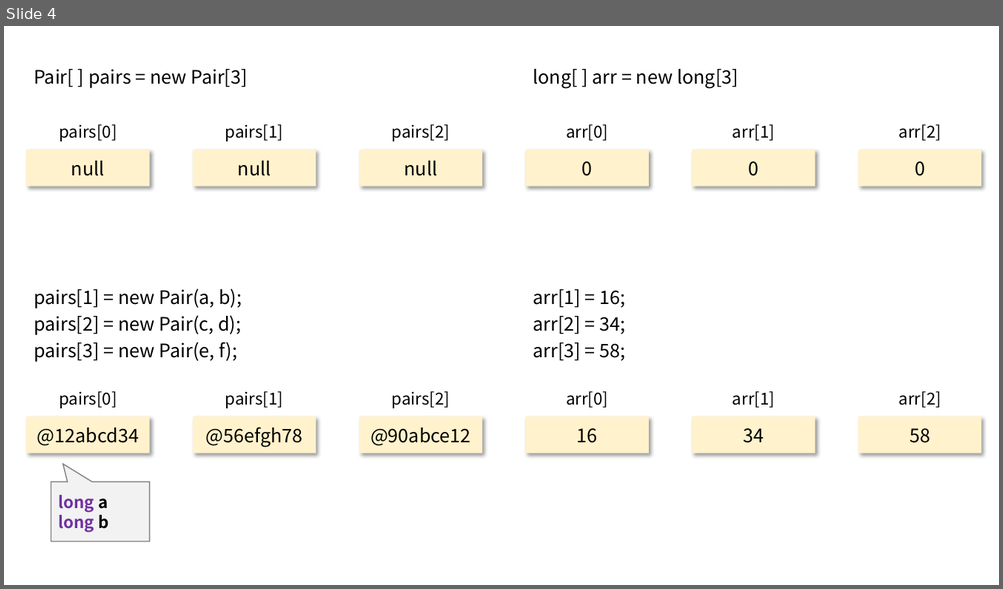
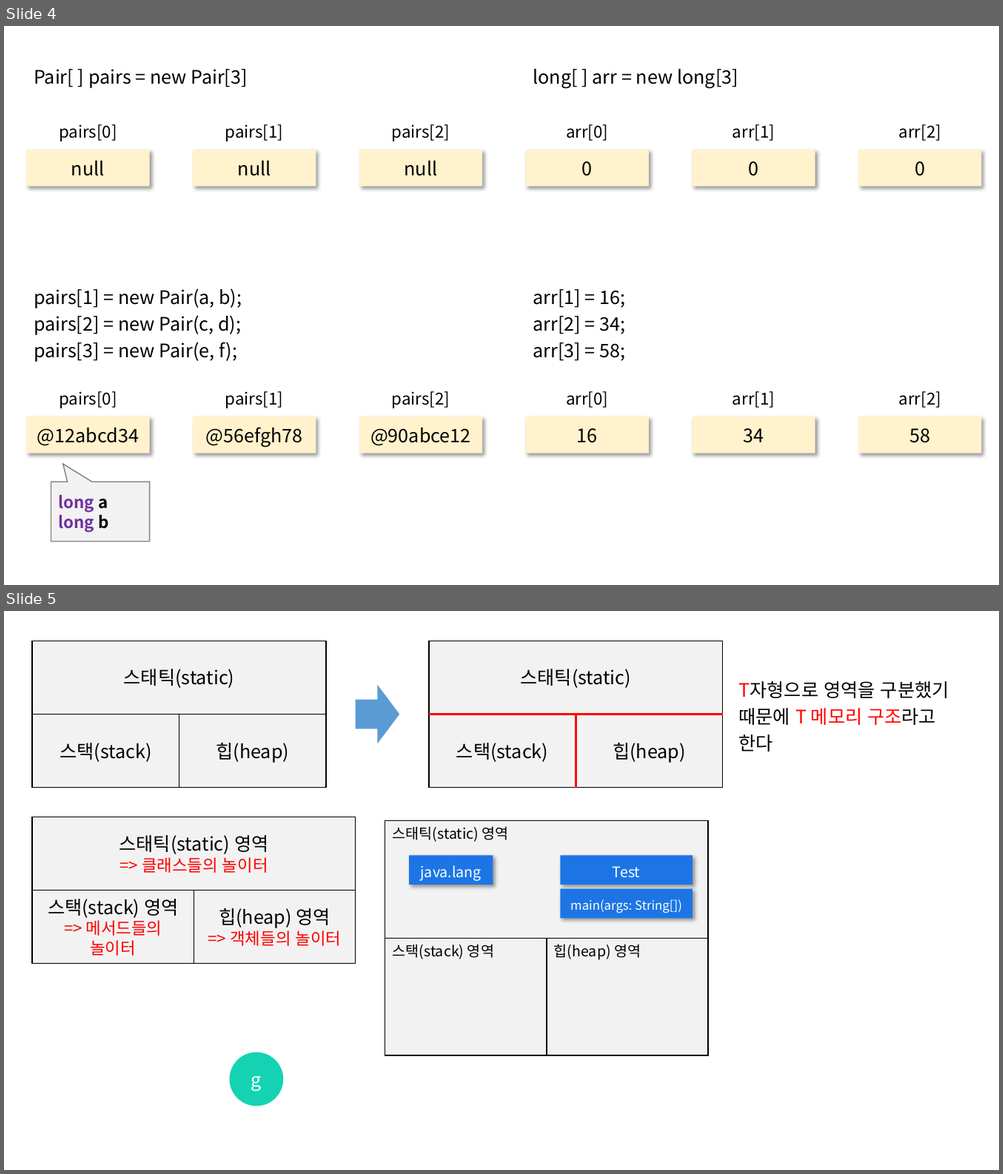
Before and after one commit to siwon-park/BackEnd-Study, a slide deck: PPT_Image.pptx. Shown one above the other, each under a label of ours: slide 4 before the commit, slides 4 and 5 after it. The pictures are 1003x589 and 1003x1174 pixels, drawn with LibreOffice and Linux fonts; fonts in the diff are those of the drawing. Boxes give left, top, right and bottom in pixels: in the first picture for what was removed or moved away, otherwise in the second. Text is boxed around its words. In the diff, an @@ line names an element or a change of style, - is before the commit and + after.

Commit message:
docs: 자바 메모리 구조 정리

```diff
--- a/PPT_Image.pptx
+++ b/PPT_Image.pptx
@@ slide 5 added at <box>4,611,999,1170</box>, background #FFFFFF @@
@@ rectangle added at <box>32,641,327,714</box>, fill #F2F2F2, outline #000000 1 pt, 18 pt, text #000000 @@
+스태틱(static)
@@ rectangle added at <box>429,641,723,714</box>, fill #F2F2F2, outline #000000 1 pt, 18 pt, text #000000 @@
+스태틱(static)
@@ right arrow added at <box>356,685,399,743</box>, fill #5B9BD5 @@
@@ text added at <box>738,681,949,752</box>, 18 pt, text #000000 @@
+T자형으로 영역을 구분했기 때문에 T 메모리 구조라고 한다
@@ rectangle added at <box>32,714,179,787</box>, fill #F2F2F2, outline #000000 1 pt, 18 pt, text #000000 @@
+스택(stack)
@@ rectangle added at <box>179,714,327,787</box>, fill #F2F2F2, outline #000000 1 pt, 18 pt, text #000000 @@
+힙(heap)
@@ rectangle added at <box>429,714,575,787</box>, fill #F2F2F2, outline #000000 1 pt, 18 pt, text #000000 @@
+스택(stack)
@@ line added from (429, 714) to (723, 714), #FF0000 2.25 pt @@
@@ rectangle added at <box>575,714,723,787</box>, fill #F2F2F2, outline #000000 1 pt, 18 pt, text #000000 @@
+힙(heap)
@@ line added from (575, 714) to (575, 788), #FF0000 2.25 pt @@
@@ rectangle added at <box>32,817,356,890</box>, fill #F2F2F2, outline #000000 1 pt, 18 pt, text #000000 @@
+스태틱(static) 영역
+=> 클래스들의 놀이터
@@ rectangle added at <box>385,821,708,939</box>, fill #F2F2F2, outline #000000 1 pt, 14 pt, text #000000 @@
+스태틱(static) 영역
@@ rectangle added at <box>409,856,492,885</box>, fill #1D75E5, 14 pt, text #FFFFFF @@
+java.lang
@@ rectangle added at <box>560,856,692,885</box>, fill #1D75E5, 14 pt, text #FFFFFF @@
+Test
@@ rectangle added at <box>32,891,194,964</box>, fill #F2F2F2, outline #000000 1 pt, 18 pt, text #000000 @@
+스택(stack) 영역
+=> 메서드들의 놀이터
@@ rectangle added at <box>193,891,356,964</box>, fill #F2F2F2, outline #000000 1 pt, 18 pt, text #000000 @@
+힙(heap) 영역
+=> 객체들의 놀이터
@@ rectangle added at <box>560,889,692,918</box>, fill #1D75E5, 12 pt, text #FFFFFF @@
+main(args: String[])
@@ rectangle added at <box>385,939,547,1056</box>, fill #F2F2F2, outline #000000 1 pt, 14 pt, text #000000 @@
+스택(stack) 영역
@@ rectangle added at <box>546,939,708,1056</box>, fill #F2F2F2, outline #000000 1 pt, 14 pt, text #000000 @@
+힙(heap) 영역
@@ ellipse added at <box>230,1054,283,1106</box>, fill #15D3B2, outline #15D3B2 1 pt, 18 pt, text #FFFFFF @@
+g
```
Also in this commit, not shown: 2 other slides added, 1 other file.
